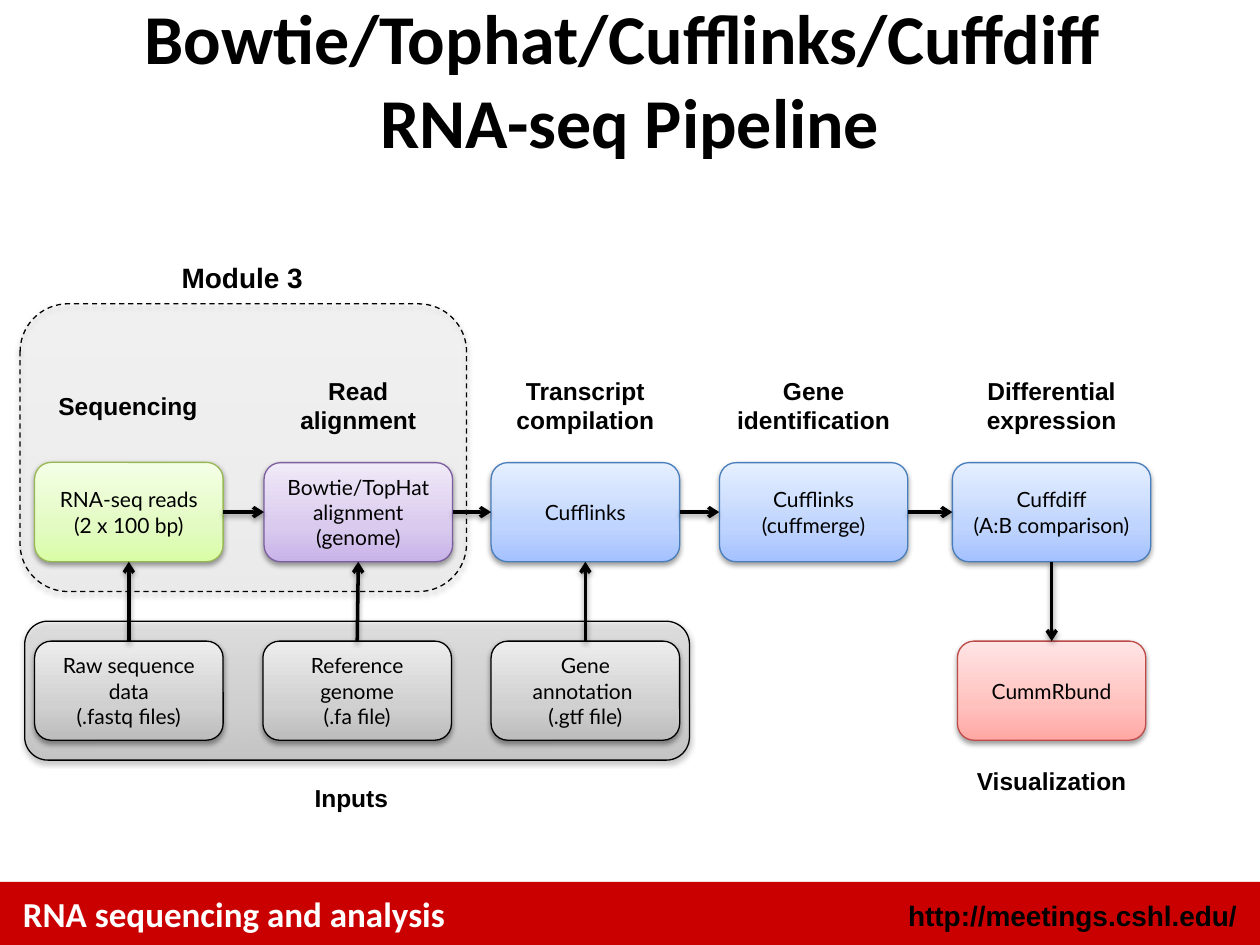
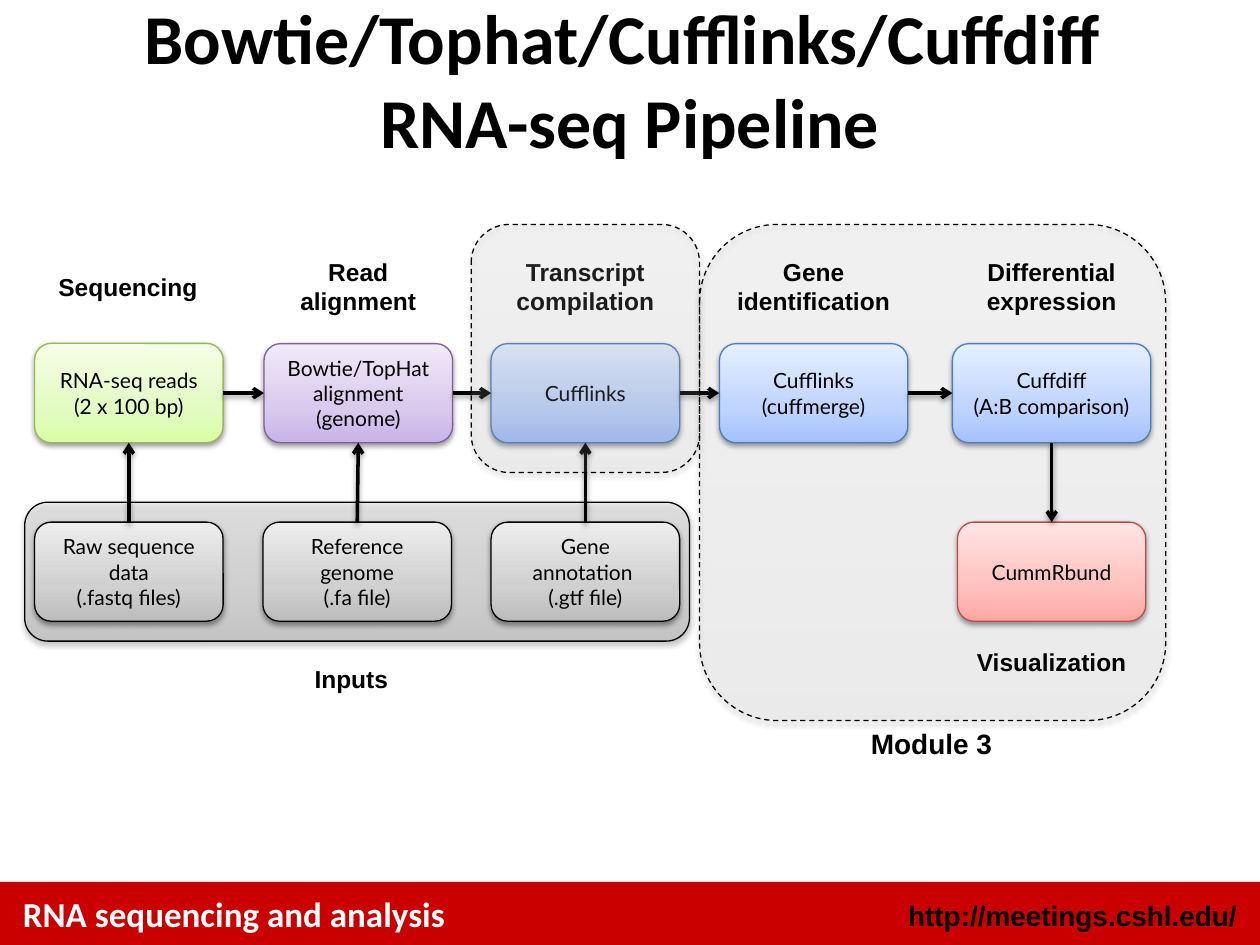
Before and after one commit to griffithlab/rnaseq_tutorial_wiki, a slide deck: slide 20 of LectureFiles/cshl/2015/RNASeq_Module3_Lecture.pptx (slide 26 before the commit). Drawn at 1260x945 pixels with LibreOffice and Linux fonts; fonts in the diff are those of the drawing. Boxes give left, top, right and bottom in pixels: in the first picture for what was removed or moved away, otherwise in the second. Text is boxed around its words. In the diff, an @@ line names an element or a change of style, - is before the commit and + after.

Commit message:
Replace the modules with up to date CBW 2015 versions with CSHL 2015 template and module numbers.

```diff
--- a/LectureFiles/cshl/2015/RNASeq_Module3_Lecture.pptx
+++ b/LectureFiles/cshl/2015/RNASeq_Module3_Lecture.pptx
@@ rounded rectangle added at [471, 224, 699, 472], fill gradient #BDBDBD to #D1D1D1 to #EEEEEE, outline #000000 0.75 pt dashed @@
@@ rounded rectangle added at [699, 224, 1166, 721], fill gradient #BDBDBD to #D1D1D1 to #EEEEEE, outline #000000 0.75 pt dashed @@
@@ rounded rectangle removed at [20, 304, 466, 591] @@
@@ 10 rounded rectangles, 8 arrows, 7 texts: place and size @@
-10 rounded rectangles, 8 arrows, 7 texts at [25, 382, 1150, 812]
+10 rounded rectangles, 8 arrows, 7 texts at [25, 263, 1150, 693]
@@ text "Module 3": place and size @@
-text "Module 3" at [182, 267, 303, 289]
+text "Module 3" at [871, 733, 992, 755]
```
Also in this commit, not shown: 2 other slides changed, 15 slides added, 21 slides removed, 13 other files.
